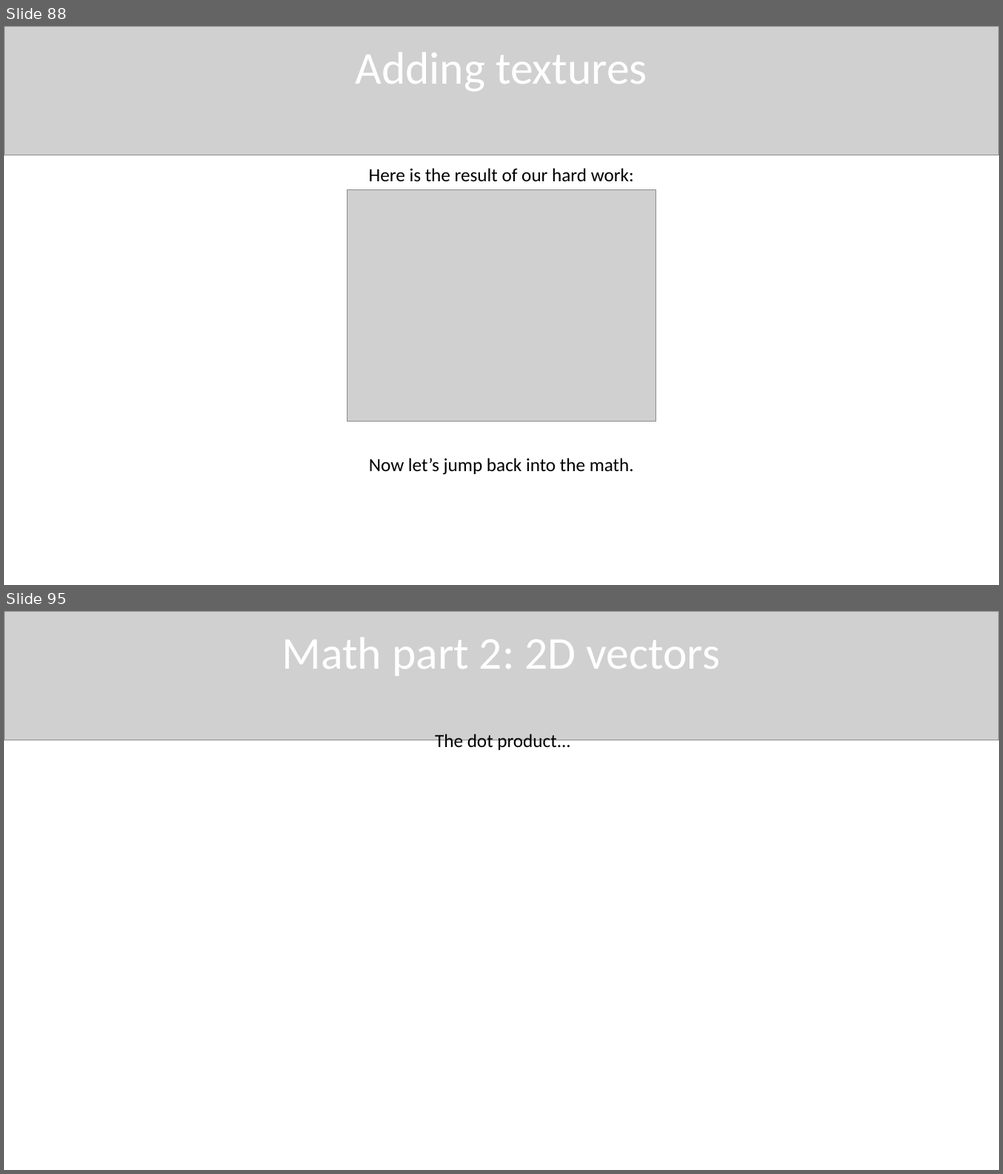
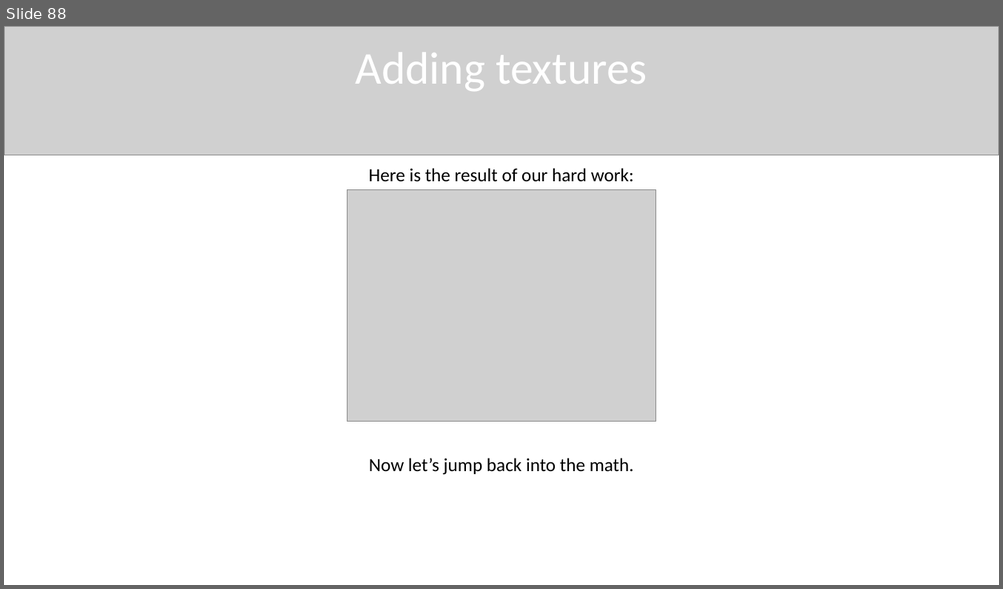
Before and after one commit to QuincyJacobs/WebGLTutorial, a slide deck: Presentation/Presentation WebGL.pptx. Shown one above the other, each under a label of ours: slides 88 and 95 before the commit, slide 88 after it; the slides between them are not shown. The pictures are 1003x1174 and 1003x589 pixels, drawn with LibreOffice and Linux fonts; fonts in the diff are those of the drawing; grey boxes stand for pictures. Boxes give left, top, right and bottom in pixels: in the first picture for what was removed or moved away, otherwise in the second. Text is boxed around its words. In the diff, an @@ line names an element or a change of style, - is before the commit and + after.

Commit message:
Another update to presentation math

```diff
--- a/Presentation/Presentation WebGL.pptx
+++ b/Presentation/Presentation WebGL.pptx
@@ slide 95 removed at <box>4,611,999,1170</box>, background #FFFFFF @@
@@ picture removed at <box>4,611,999,741</box> @@
@@ text removed at <box>282,638,720,676</box> @@
-Math part 2: 2D vectors
@@ text removed at <box>435,734,570,752</box> @@
-The dot product...
```
Also in this commit, not shown: 7 slides changed, 3 slides added, 1 other file.
